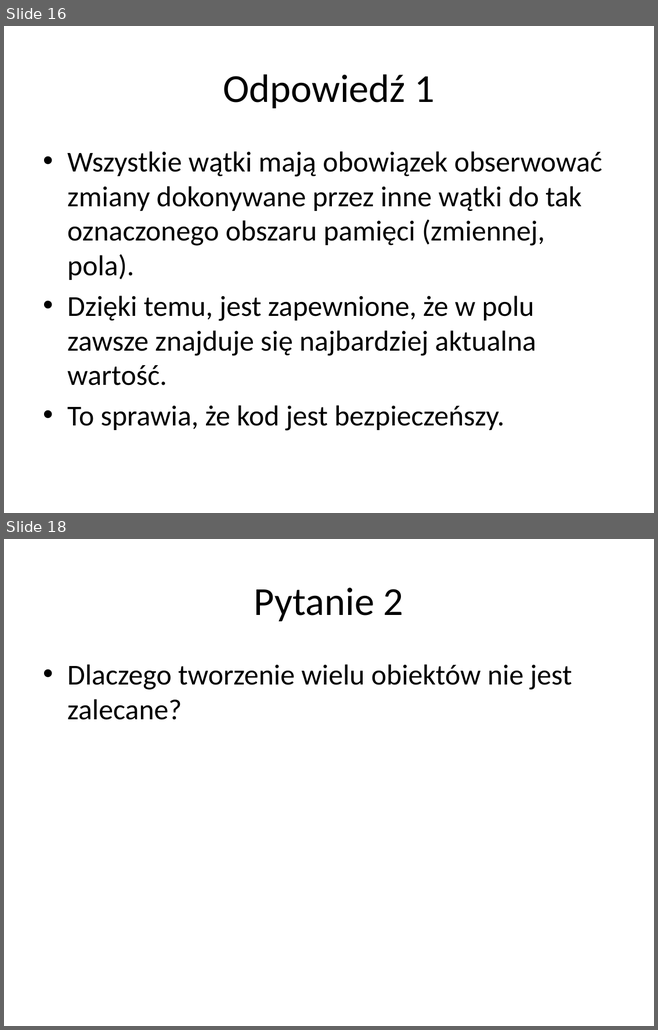
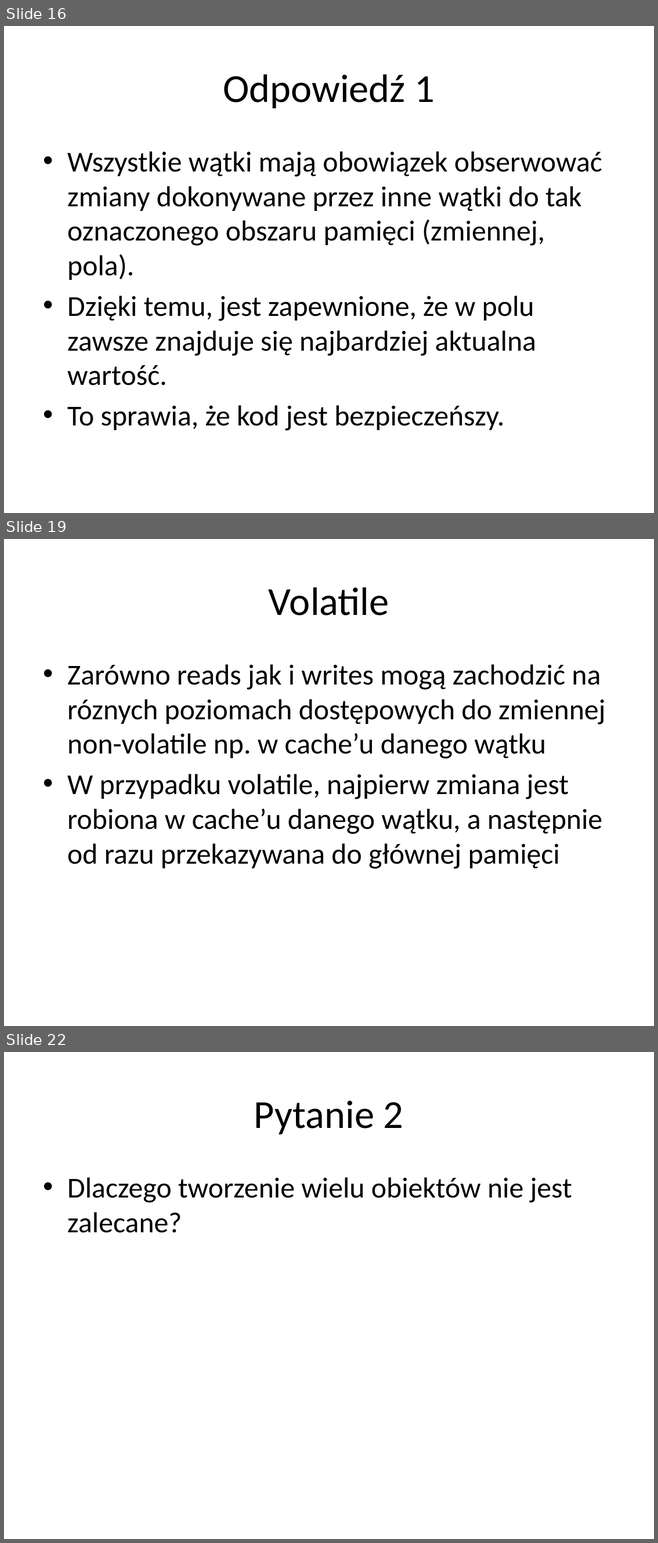
Before and after one commit to vantale/SOLID.DesignPatterns, a slide deck: SOLID.DesignPatterns/Singleton/Singleton - Presentation.pptx. Shown one above the other, each under a label of ours: slides 16 and 18 before the commit, slides 16, 19 and 22 after it; the slides between them are not shown. The pictures are 658x1030 and 658x1543 pixels, drawn with LibreOffice and Linux fonts; fonts in the diff are those of the drawing. Boxes give left, top, right and bottom in pixels: in the first picture for what was removed or moved away, otherwise in the second. Text is boxed around its words. In the diff, an @@ line names an element or a change of style, - is before the commit and + after.

```diff
--- a/SOLID.DesignPatterns/Singleton/Singleton - Presentation.pptx
+++ b/SOLID.DesignPatterns/Singleton/Singleton - Presentation.pptx
@@ slide 19 added at [4,539,654,1026], background #FFFFFF @@
@@ title added at [268,587,389,616], 44 pt, text #000000 @@
+Volatile
@@ text added at [67,664,605,869], 32 pt, text #000000 @@
+• Zarówno reads jak i writes mogą zachodzić na róznych poziomach dostępowych do zmiennej non-volatile np. w cache’u danego wątku
+• W przypadku volatile, najpierw zmiana jest robiona w cache’u danego wątku, a następnie od razu przekazywana do głównej pamięci
@@ what was slide 18 is now slide 22 @@
```
Also in this commit, not shown: 5 slides changed, 17 other slides added, 3 other files.
